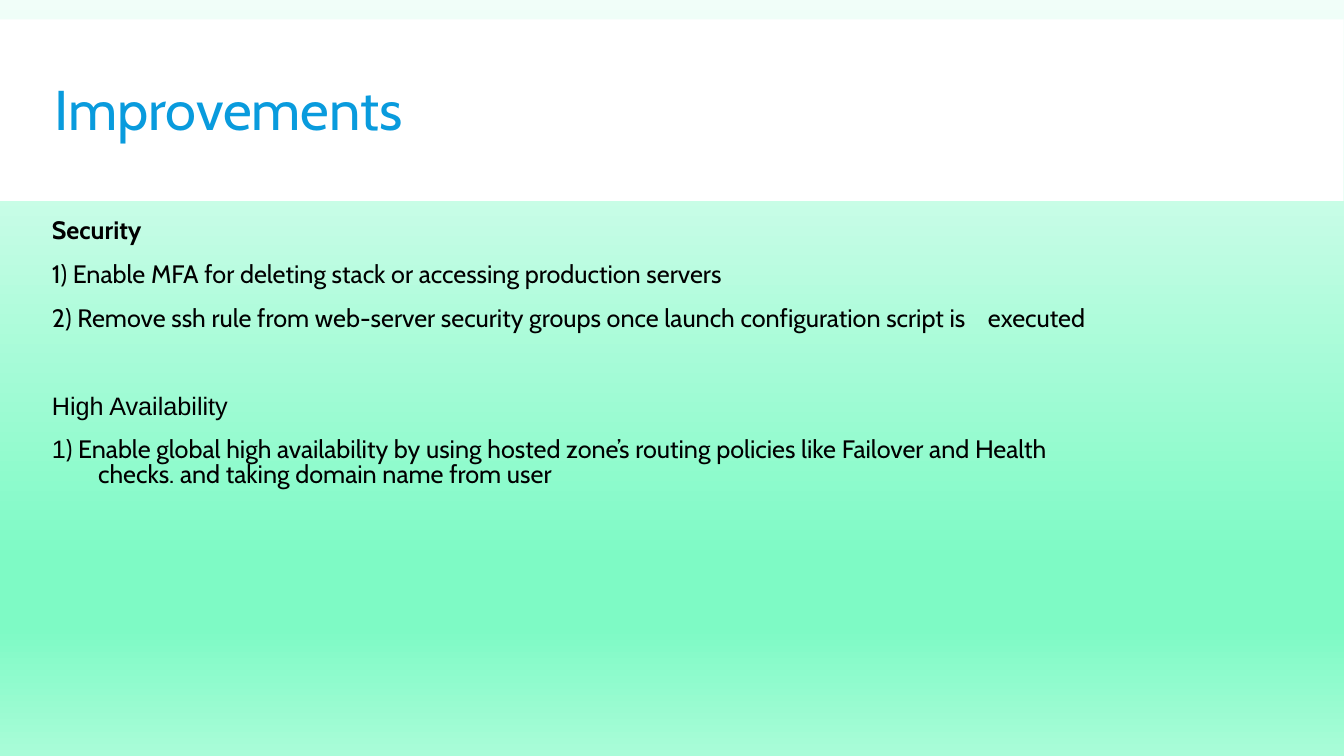
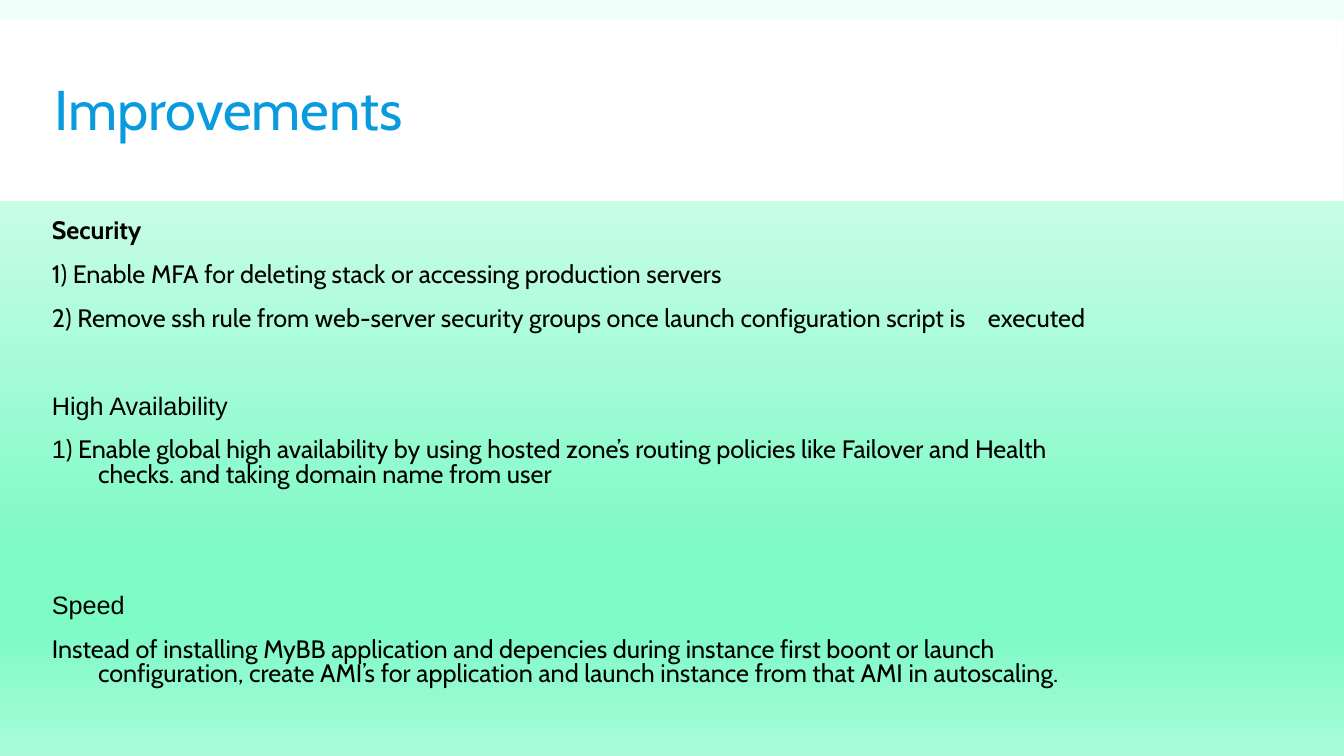
Before and after one commit to atul-shimpi/cloudify-mybb, a slide deck: slide 7 of Demo.pptx. Drawn at 1344x756 pixels with LibreOffice and Linux fonts; fonts in the diff are those of the drawing. Boxes give left, top, right and bottom in pixels: in the first picture for what was removed or moved away, otherwise in the second. Text is boxed around its words. In the diff, an @@ line names an element or a change of style, - is before the commit and + after.

```diff
--- a/Demo.pptx
+++ b/Demo.pptx
@@ text at bbox=[52, 595, 1059, 688]: paragraphs added @@
+Speed
+Instead of installing MyBB application and depencies during instance first boont or launch configuration, create AMI’s for application and launch instance from that AMI in autoscaling.
```
Also in this commit, not shown: 2 other files.
